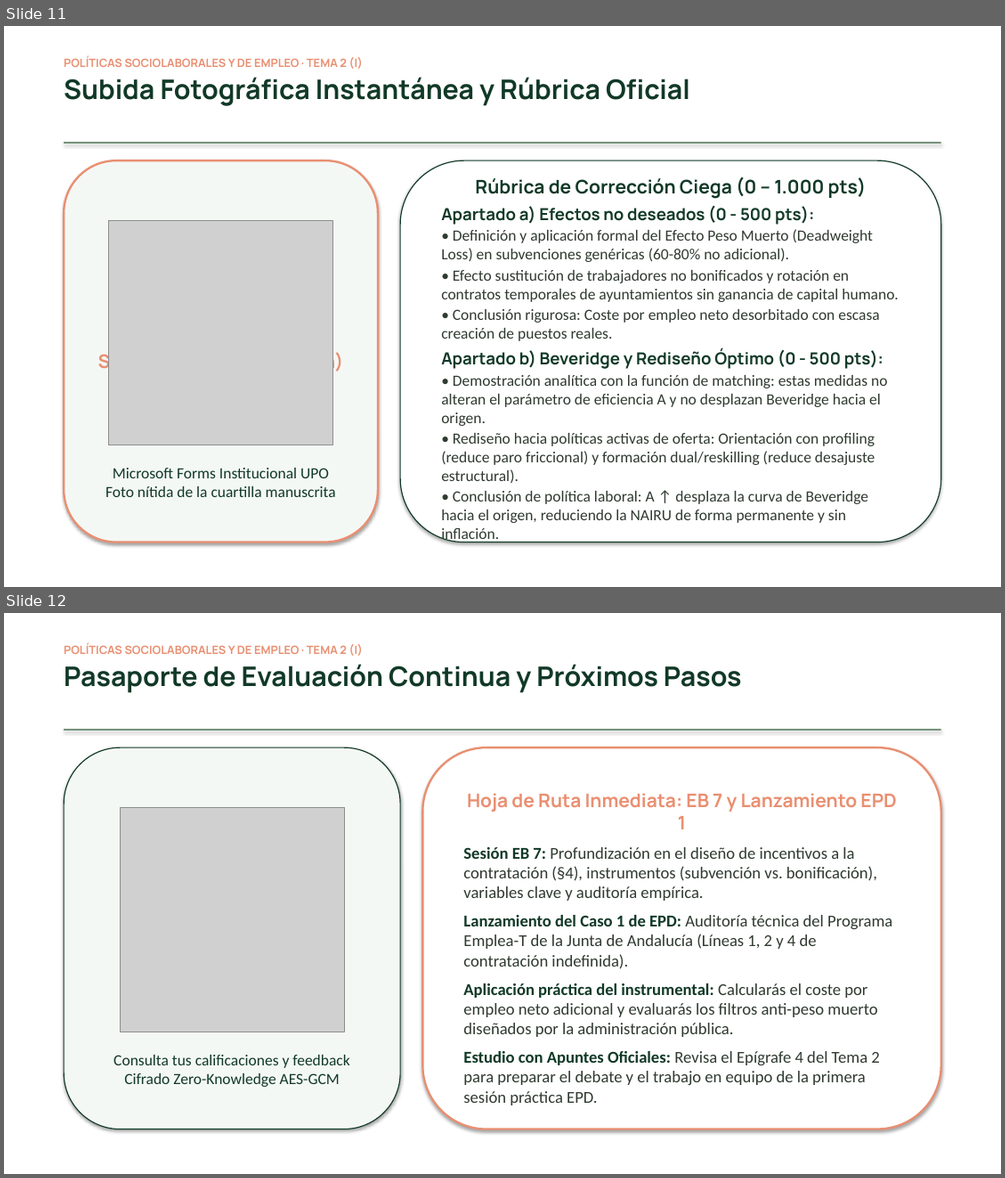
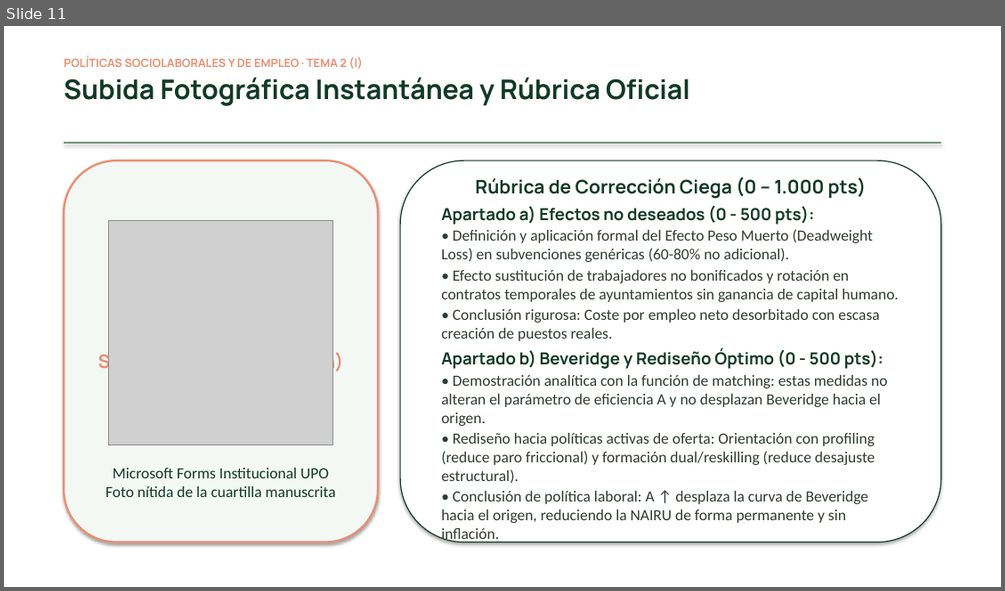
Before and after one commit to mhidper/PSSLL2627, a slide deck: Temas EB/Sesiones EB/Sesion 06/Sesion 06 - Politicas Activas de Empleo.pptx. Shown one above the other, each under a label of ours: slides 11 and 12 before the commit, slide 11 after it. The pictures are 1005x1178 and 1005x591 pixels, drawn with LibreOffice and Linux fonts; fonts in the diff are those of the drawing; grey boxes stand for pictures. Boxes give left, top, right and bottom in pixels: in the first picture for what was removed or moved away, otherwise in the second. Text is boxed around its words. In the diff, an @@ line names an element or a change of style, - is before the commit and + after.

```diff
--- a/Temas EB/Sesiones EB/Sesion 06/Sesion 06 - Politicas Activas de Empleo.pptx
+++ b/Temas EB/Sesiones EB/Sesion 06/Sesion 06 - Politicas Activas de Empleo.pptx
@@ slide 12 removed at box(4, 613, 1001, 1174), background #FFFFFF @@
@@ text removed at box(64, 643, 742, 693) @@
-POLÍTICAS SOCIOLABORALES Y DE EMPLEO · TEMA 2 (I)
-Pasaporte de Evaluación Continua y Próximos Pasos
@@ rectangle removed at box(64, 729, 941, 730) @@
@@ rounded rectangle removed at box(64, 747, 400, 1129) @@
@@ rounded rectangle removed at box(423, 747, 941, 1129) @@
-Hoja de Ruta Inmediata: EB 7 y Lanzamiento EPD 1
-Sesión EB 7: Profundización en el diseño de incentivos a la contratación (§4), instrumentos (subvención vs. bonificación), variables clave y auditoría empírica.
-Lanzamiento del Caso 1 de EPD: Auditoría técnica del Programa Emplea-T de la Junta de Andalucía (Líneas 1, 2 y 4 de contratación indefinida).
-Aplicación práctica del instrumental: Calcularás el coste por empleo neto adicional y evaluarás los filtros anti-peso muerto diseñados por la administración pública.
-Estudio con Apuntes Oficiales: Revisa el Epígrafe 4 del Tema 2 para preparar el debate y el trabajo en equipo de la primera sesión práctica EPD.
@@ picture removed at box(120, 807, 344, 1032) @@
@@ text removed at box(113, 1054, 349, 1086) @@
-Consulta tus calificaciones y feedback
-Cifrado Zero-Knowledge AES-GCM
```
Also in this commit, not shown: 5 slides changed, 5 other files.
